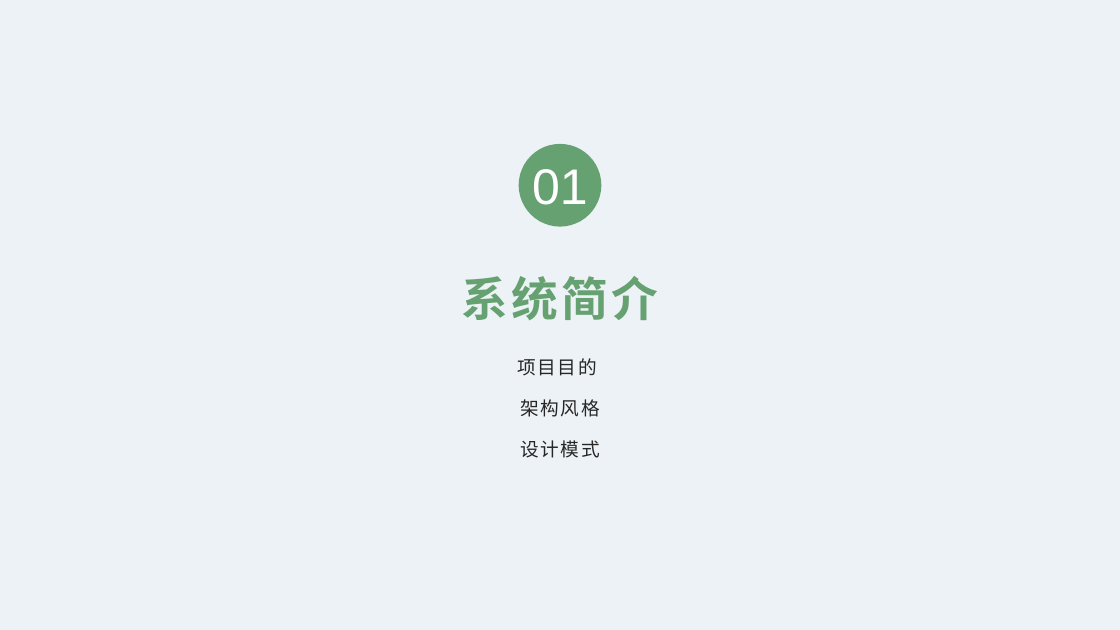
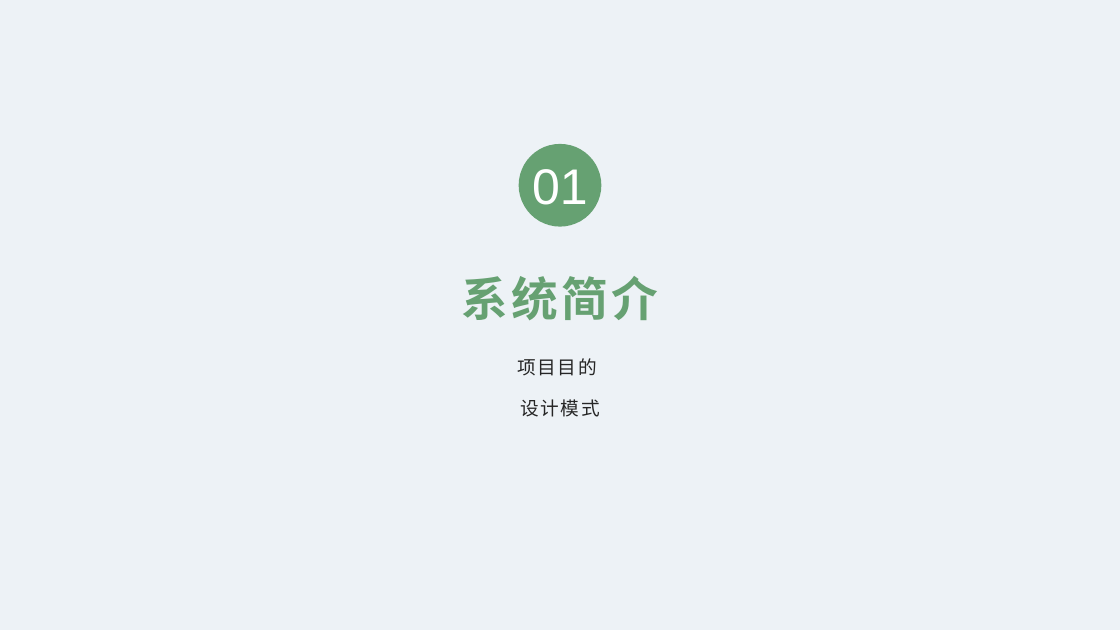
Before and after one commit to TangciuYueng/SAD, a slide deck: slide 3 of HWpre-Final.pptx. Drawn at 1120x630 pixels with LibreOffice and Linux fonts; fonts in the diff are those of the drawing; background and template pictures are left out. Boxes give left, top, right and bottom in pixels: in the first picture for what was removed or moved away, otherwise in the second. Text is boxed around its words. In the diff, an @@ line names an element or a change of style, - is before the commit and + after.

```diff
--- a/HWpre-Final.pptx
+++ b/HWpre-Final.pptx
@@ text at [520, 399, 600, 417]: paragraph removed @@
-架构风格
```
Also in this commit, not shown: 16 other slides changed, 3 slides added, 8 slides removed, 3 other files.
